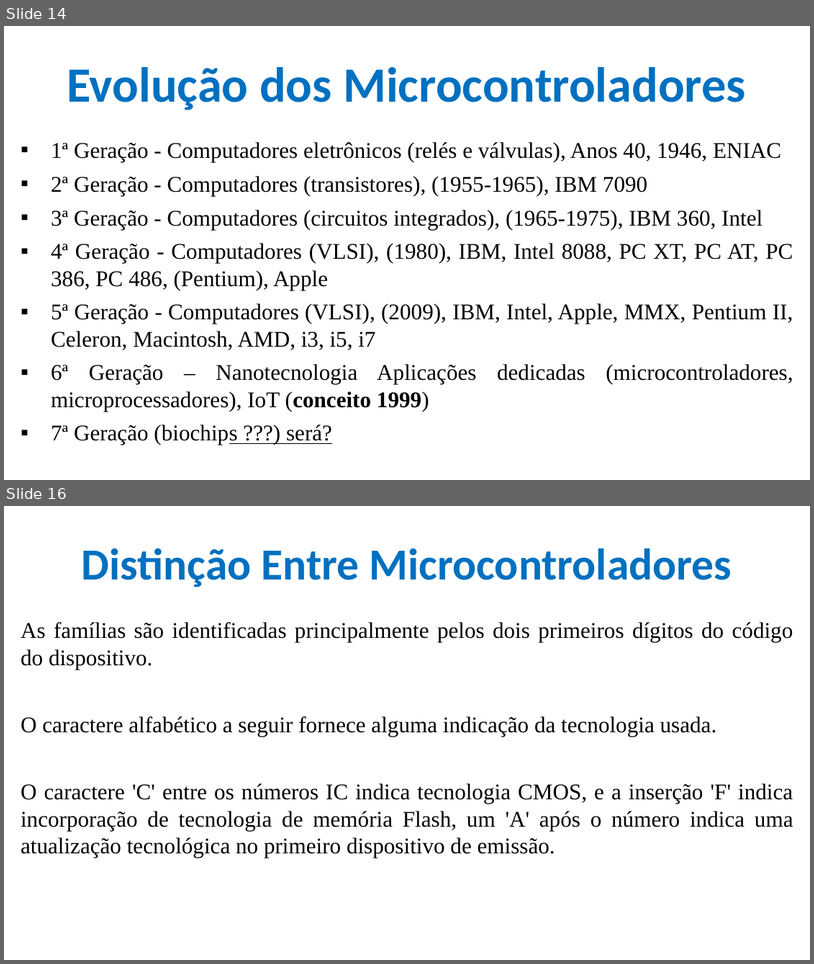
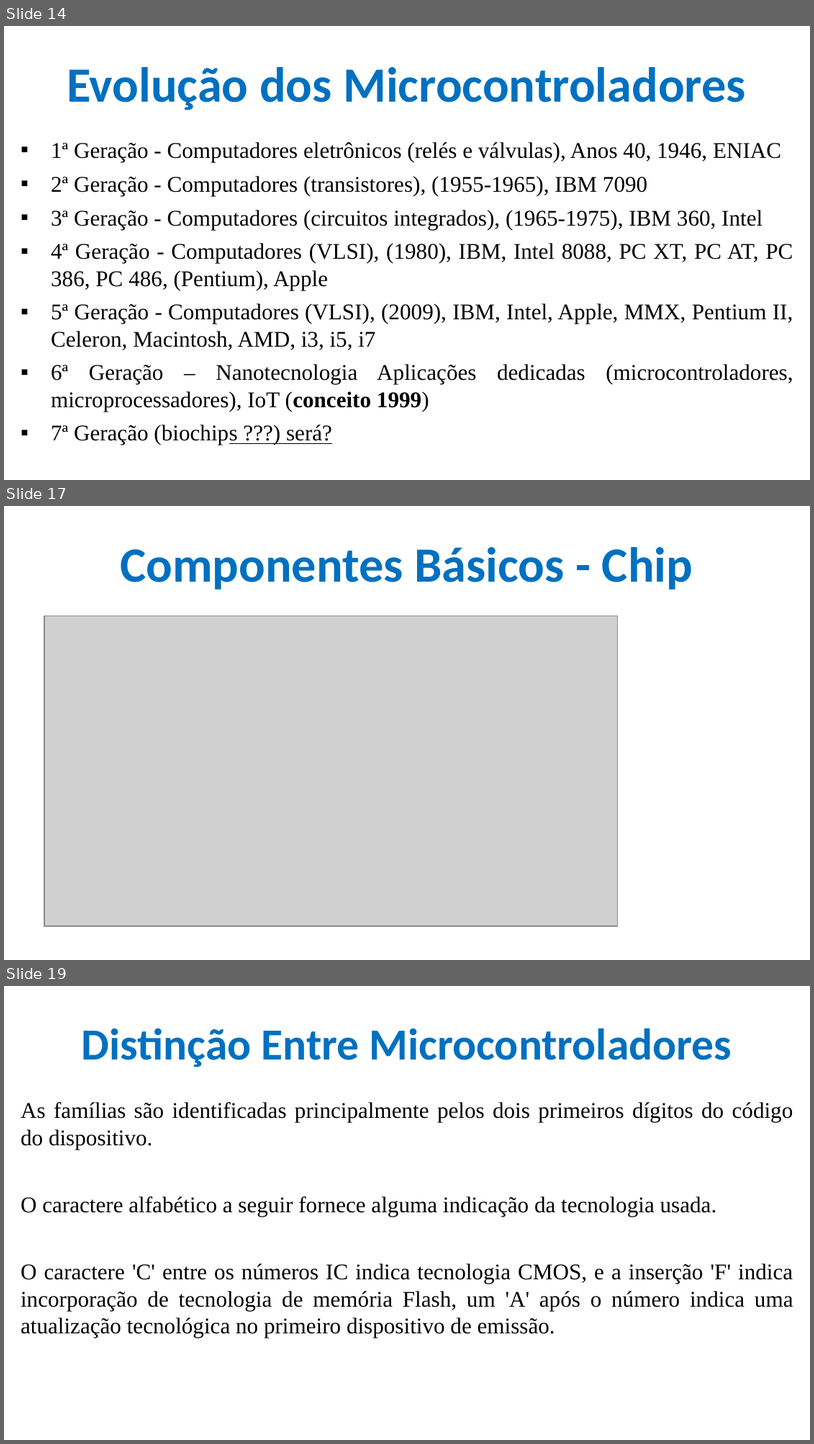
Before and after one commit to CloudEducationBrazil/WydenArea1ProgramacaoMicrocontroladores, a slide deck: 01 Classes/Aula 01 - Programação Microcontroladores.pptx. Shown one above the other, each under a label of ours: slides 14 and 16 before the commit, slides 14, 17 and 19 after it; the slides between them are not shown. The pictures are 814x964 and 814x1444 pixels, drawn with LibreOffice and Linux fonts; fonts in the diff are those of the drawing; grey boxes stand for pictures; background and template pictures are left out. Boxes give left, top, right and bottom in pixels: in the first picture for what was removed or moved away, otherwise in the second. Text is boxed around its words. In the diff, an @@ line names an element or a change of style, - is before the commit and + after.

```diff
--- a/01 Classes/Aula 01 - Programação Microcontroladores.pptx
+++ b/01 Classes/Aula 01 - Programação Microcontroladores.pptx
@@ slide 17 added at (4,506,810,960), background picture (left out) @@
@@ title added at (120,547,693,590), 44 pt, text #0070C0, bold @@
+Componentes Básicos - Chip
@@ picture added at (44,616,617,926) @@
@@ what was slide 16 is now slide 19 @@
```
Also in this commit, not shown: 4 slides changed, 3 other slides added.
